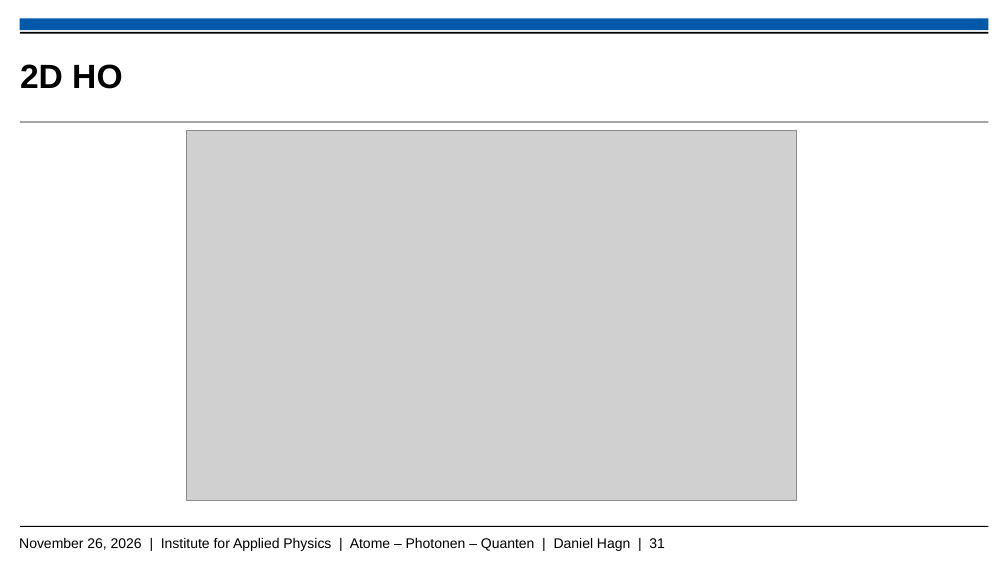
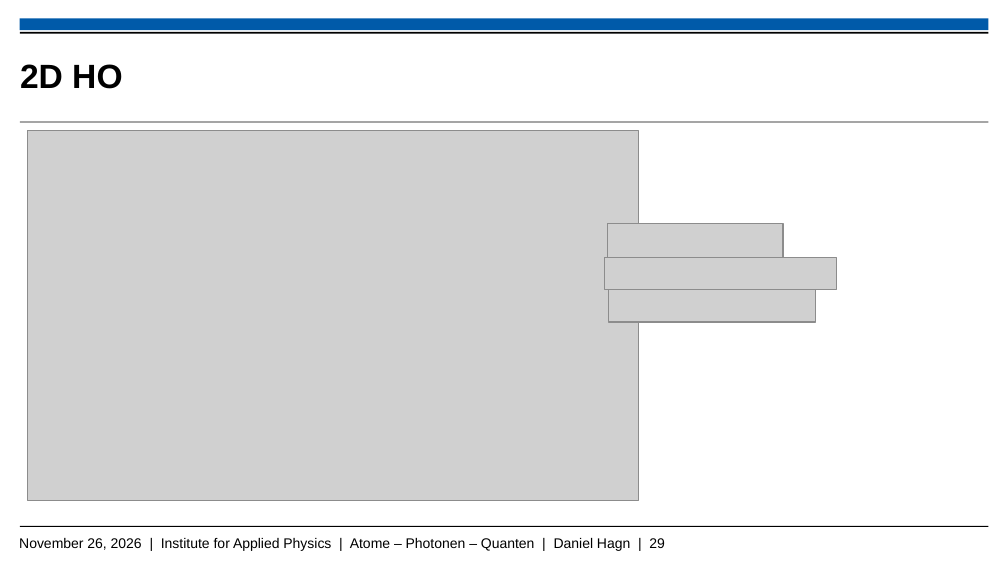
Before and after one commit to Daniel-Hagn-physik/Masterthesis_Backup, a slide deck: slide 29 of Hagn_Daniel_Mastervortrag.pptx (slide 31 before the commit). Drawn at 1008x567 pixels with LibreOffice and Linux fonts; fonts in the diff are those of the drawing; grey boxes stand for pictures; background and template pictures are left out. Boxes give left, top, right and bottom in pixels: in the first picture for what was removed or moved away, otherwise in the second. Text is boxed around its words. In the diff, an @@ line names an element or a change of style, - is before the commit and + after.

```diff
--- a/Hagn_Daniel_Mastervortrag.pptx
+++ b/Hagn_Daniel_Mastervortrag.pptx
@@ picture: place and size @@
-picture at [186, 131, 797, 501]
+picture at [28, 131, 639, 501]
@@ picture added at [607, 223, 782, 257] @@
@@ picture added at [605, 258, 837, 289] @@
@@ picture added at [609, 289, 815, 323] @@
@@ text at [19, 538, 665, 551]: text changed @@
-November 26, 2026 | Institute for Applied Physics | Atome – Photonen – Quanten | Daniel Hagn | 31
+November 26, 2026 | Institute for Applied Physics | Atome – Photonen – Quanten | Daniel Hagn | 29
```
Also in this commit, not shown: 9 other slides changed, 4 slides added, 3 slides removed.
